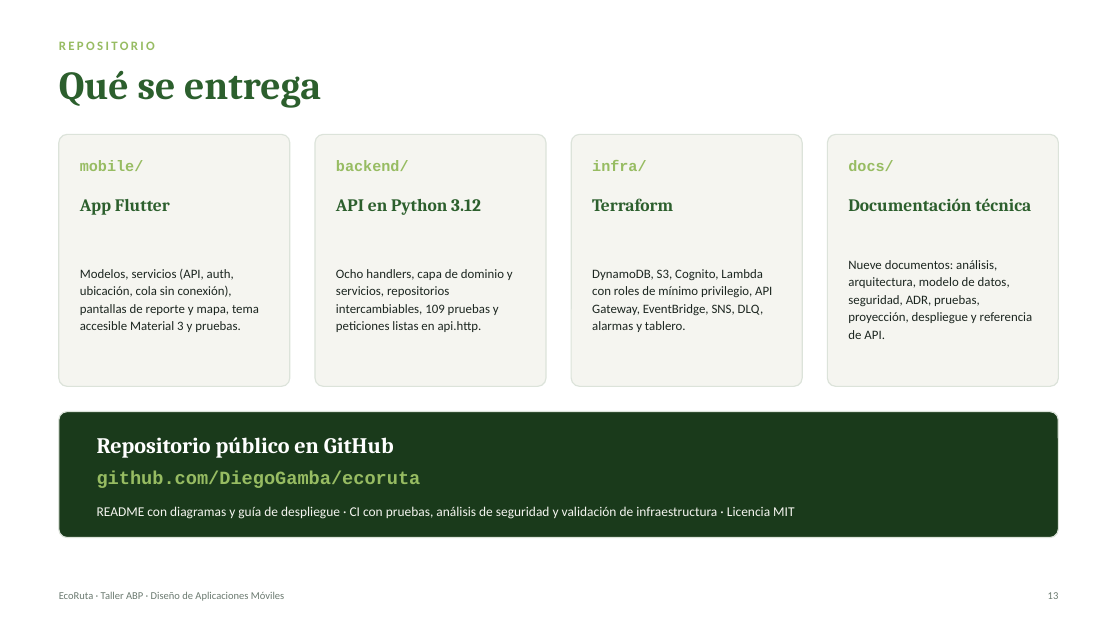
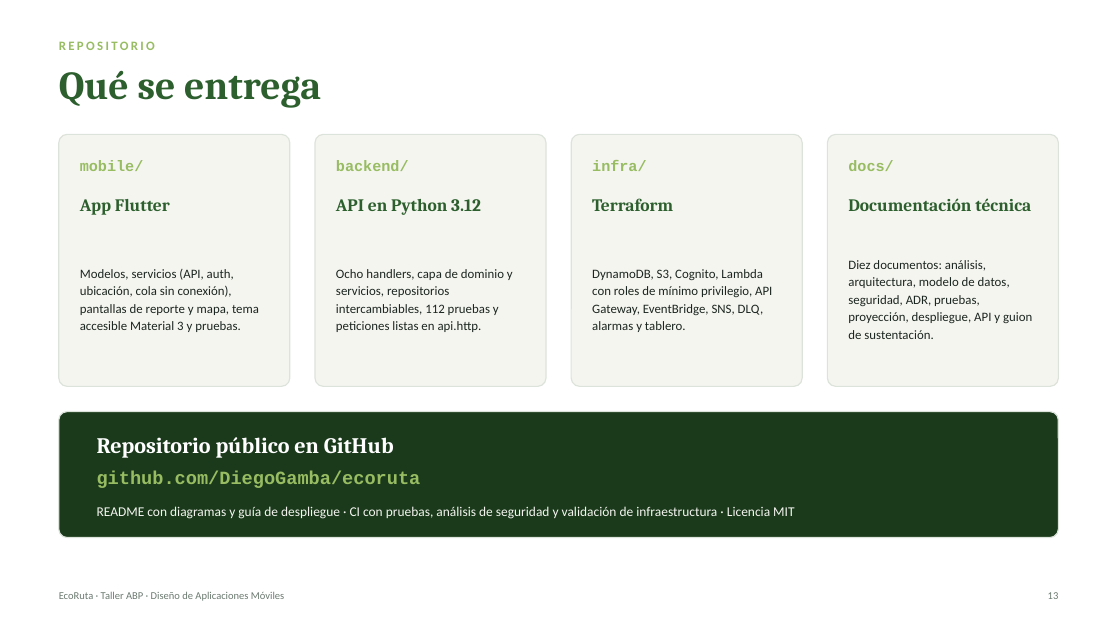
Before and after one commit to DiegoGamba/ecoruta, a slide deck: slide 13 of presentacion/EcoRuta-presentacion.pptx. Drawn at 1120x630 pixels with LibreOffice and Linux fonts; fonts in the diff are those of the drawing. Boxes give left, top, right and bottom in pixels: in the first picture for what was removed or moved away, otherwise in the second. Text is boxed around its words. In the diff, an @@ line names an element or a change of style, - is before the commit and + after.

Commit message:
Despliegue sin costo, guion de sustentacion y notas del expositor
- Clave KMS propia ahora opcional y desactivada por defecto (ADR-009): la
  demostracion cabe en la capa gratuita de AWS sin perder cifrado en reposo.
- La API devuelve required_headers al firmar la subida: la app deja de asumir
  como esta cifrado el bucket.
- Nuevo docs/10-guion-sustentacion.md y notas del expositor en las 14 diapositivas.
- Costos recalculados con datos verificados de la capa gratuita.

```diff
--- a/presentacion/EcoRuta-presentacion.pptx
+++ b/presentacion/EcoRuta-presentacion.pptx
@@ text at (336, 269, 513, 332): text changed @@
-Ocho handlers, capa de dominio y servicios, repositorios intercambiables, 109 pruebas y peticiones listas en api.http.
+Ocho handlers, capa de dominio y servicios, repositorios intercambiables, 112 pruebas y peticiones listas en api.http.
@@ text at (848, 260, 1032, 339): text changed @@
-Nueve documentos: análisis, arquitectura, modelo de datos, seguridad, ADR, pruebas, proyección, despliegue y referencia de API.
+Diez documentos: análisis, arquitectura, modelo de datos, seguridad, ADR, pruebas, proyección, despliegue, API y guion de sustentación.
```
Also in this commit, not shown: 3 other slides changed, 22 other files.
